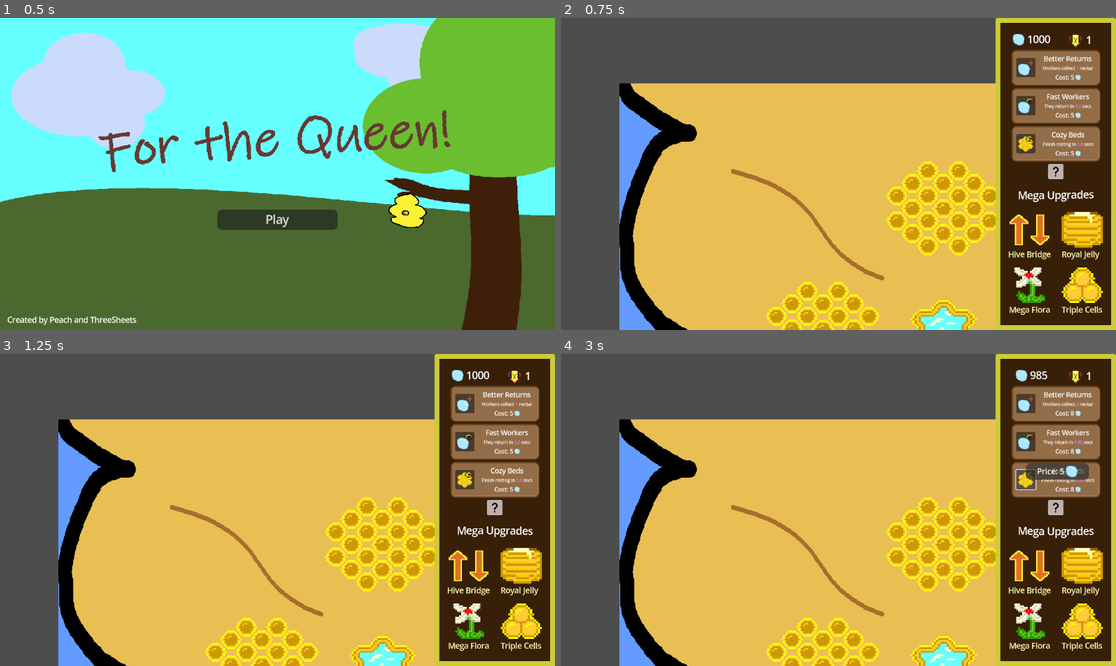
Above: before the commit, frames 1-4 (two rows, left to right).
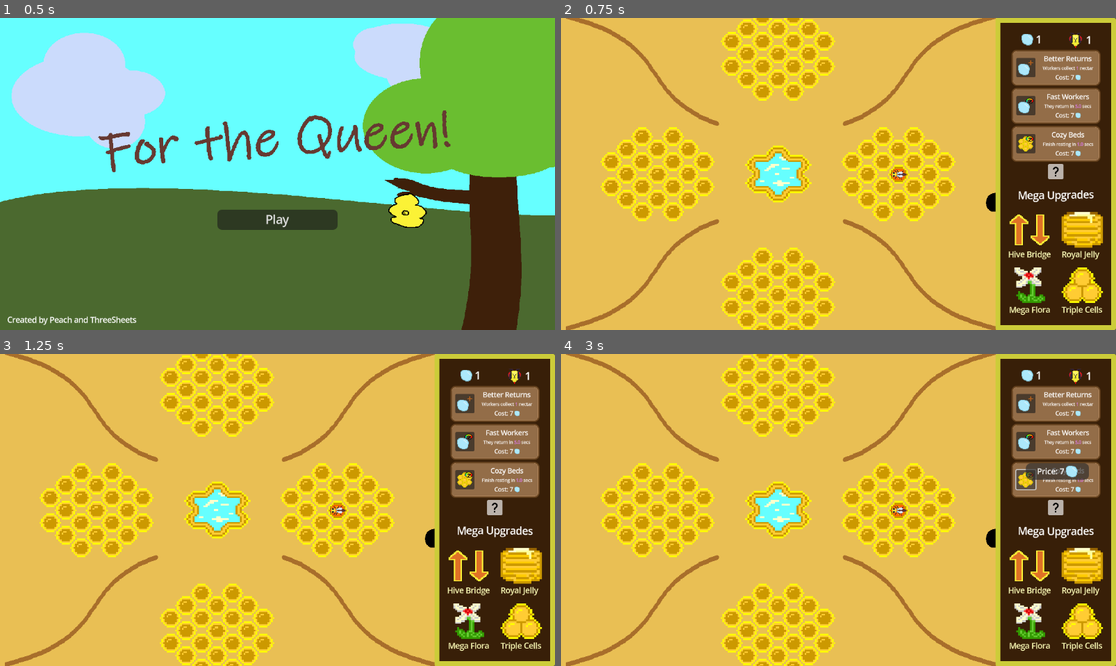
Above: after the commit, the same moments.

Repository: SBSoftwareDev/brainless
Game: Godot game, scene res://src/scenes/menu.tscn
The game is run twice, just before and just after one commit, with the same random seed, the same clock (stepped at 60 frames per second) and the same inputs.
Inputs (mouse positions are in pixels of both pictures, inside the frame that each line leads up to):
- Up to frame 1 (0.5 s): no input
- Up to frame 2 (0.75 s): click "Play" at 0.5 s
- Up to frame 3 (1.25 s): no input
- Up to frame 4 (3 s): click (1027, 403) at 1.25 s; click (1027, 441) at 2 s; click (1027, 478) at 2.75 s

Frame 1 is identical in both runs. In frame 2, 45% of the frame differs, in the area x 0-100%, y 0-100%; in frame 3, 45%; in frame 4, 45%.

Commit message:
adjust camera start point, developed initial economy

Diff:
--- a/src/scripts/camera_2.0.gd
+++ b/src/scripts/camera_2.0.gd
@@ -2,6 +2,8 @@
 
 @export var zoomSpeed : float = 10;
 @export var panSpeed : float = 10;
+@onready var bee_hole: Sprite2D = %BeeHole
+@onready var panel: Panel = $"../../UILayer/UIRoot/Panel"
 
 var zoomTarget
 
@@ -11,7 +13,7 @@
 
 func _ready():
 	zoomTarget = zoom
-	pass
+	global_position = Vector2(bee_hole.global_position.x + (panel.size.x / 2), bee_hole.global_position.y)
 
 
 func _process(delta):
--- a/src/scripts/control.gd
+++ b/src/scripts/control.gd
@@ -67,8 +67,12 @@
 func _on_rate_upgrade_button_pressed() -> void:
 	var bought = economy.buyCollectionUpgrade()
 	if bought:
-		rate_upgrade_label.text = str("Workers collect [color=#E47DFF]", int(player_stats.upgrade_collection_rate()), "[/color] nectar")
-		rate_cost_label.text = str("Cost: ", economy.getCollectionPrice(), " [img width=10%]res://assets/img/ui/nectar.png[/img]")
+		if economy.collection_rate_purchases < 3:
+			rate_upgrade_label.text = str("Workers collect [color=#E47DFF]", int(player_stats.upgrade_collection_rate(2)), "[/color] nectar")
+			rate_cost_label.text = str("Cost: ", economy.getCollectionPrice(), " [img width=10%]res://assets/img/ui/nectar.png[/img]")
+		else:
+			rate_upgrade_label.text = str("Workers collect [color=#E47DFF]", int(player_stats.upgrade_collection_rate()), "[/color] nectar")
+			rate_cost_label.text = str("Cost: ", economy.getCollectionPrice(), " [img width=10%]res://assets/img/ui/nectar.png[/img]")
 		#rate_upgrade_button.text = str("Price: ", economy.getCollectionPrice())
 
 
@@ -83,7 +87,7 @@
 func _on_hive_bridge_pressed() -> void:
 	var bought = economy.buyMegaUpgrade()
 	if bought:
-		rate_upgrade_label.text = str("Workers collect [color=#E47DFF]", int(player_stats.upgrade_collection_rate()), "[/color] nectar")
+		rate_upgrade_label.text = str("Workers collect [color=#E47DFF]", int(player_stats.upgrade_collection_rate(2)), "[/color] nectar")
 		rate_cost_label.text = str("Cost: ", economy.getCollectionPrice(), " [img width=10%]res://assets/img/ui/nectar.png[/img]")
 		var splash_scene = load("res://src/scenes/SplashFade.tscn").instantiate()
 		get_parent().add_child(splash_scene)
@@ -94,7 +98,7 @@
 func _on_royal_jelly_pressed() -> void:
 	var bought = economy.buyMegaUpgrade()
 	if bought:
-		rate_upgrade_label.text = str("Workers collect [color=#E47DFF]", int(player_stats.upgrade_collection_rate()), "[/color] nectar")
+		rate_upgrade_label.text = str("Workers collect [color=#E47DFF]", int(player_stats.upgrade_collection_rate(2)), "[/color] nectar")
 		rate_cost_label.text = str("Cost: ", economy.getCollectionPrice(), " [img width=10%]res://assets/img/ui/nectar.png[/img]")
 		var splash_scene = load("res://src/scenes/SplashFade.tscn").instantiate()
 		get_parent().add_child(splash_scene)
@@ -105,7 +109,7 @@
 func _on_mega_flora_pressed() -> void:
 	var bought = economy.buyMegaUpgrade()
 	if bought:
-		rate_upgrade_label.text = str("Workers collect [color=#E47DFF]", int(player_stats.upgrade_collection_rate()), "[/color] nectar")
+		rate_upgrade_label.text = str("Workers collect [color=#E47DFF]", int(player_stats.upgrade_collection_rate(2)), "[/color] nectar")
 		rate_cost_label.text = str("Cost: ", economy.getCollectionPrice(), " [img width=10%]res://assets/img/ui/nectar.png[/img]")
 		var splash_scene = load("res://src/scenes/SplashFade.tscn").instantiate()
 		get_parent().add_child(splash_scene)
@@ -116,7 +120,7 @@
 func _on_triple_cells_pressed() -> void:
 	var bought = economy.buyMegaUpgrade()
 	if bought:
-		rate_upgrade_label.text = str("Workers collect [color=#E47DFF]", int(player_stats.upgrade_collection_rate()), "[/color] nectar")
+		rate_upgrade_label.text = str("Workers collect [color=#E47DFF]", int(player_stats.upgrade_collection_rate(2)), "[/color] nectar")
 		rate_cost_label.text = str("Cost: ", economy.getCollectionPrice(), " [img width=10%]res://assets/img/ui/nectar.png[/img]")
 		var splash_scene = load("res://src/scenes/SplashFade.tscn").instantiate()
 		get_parent().add_child(splash_scene)
--- a/src/scripts/economy.gd
+++ b/src/scripts/economy.gd
@@ -1,10 +1,10 @@
 extends Node
 
-var nectar :int = 1000
+var nectar :int = 1
 var bees :int = 0
 
 var cell_price = 4
-var price_multiplier :float = 3
+var price_multiplier :float = 1.25
 var cells_purchased :int = 0
 
 var cell_cooldown_price :int = 5
@@ -34,19 +34,19 @@
 	return bees
 
 func getCellPrice() -> int:
-	return ceil(cell_price + (cells_purchased * price_multiplier))
+	return ceil(cell_price * price_multiplier)
 
 func getCellCooldownPrice() -> int:
-	return ceil(cell_cooldown_price + (cell_cooldown_rate_purchases * price_multiplier))
+	return ceil(cell_cooldown_price * price_multiplier)
 
 func getCollectionPrice() -> int:
-	return ceil(collection_price + (collection_rate_purchases * price_multiplier))
+	return ceil(collection_price * price_multiplier)
 
 func getCollectiblePrice() -> int:
-	return ceil(speed_price + (speed_upgrade_purchases * price_multiplier))
+	return ceil(speed_price * price_multiplier)
 
 func getMegaUpgradePrice() -> int:
-	return ceil(mega_upgrade_price + (mega_upgrade_purchases * price_multiplier))
+	return mega_upgrade_price
 
 func buyCell() -> bool:
 	var price :int = getCellPrice()
@@ -54,6 +54,7 @@
 		nectar -= price
 		cells_purchased += 1
 		bees += 1
+		cell_price = price
 		return true
 	else:
 		return false
@@ -62,6 +63,7 @@
 	var price :int = getCellCooldownPrice()
 	if nectar >= price:
 		nectar -= price
+		cell_cooldown_price = price
 		cell_cooldown_rate_purchases += 1
 		return true
 	else:
@@ -71,6 +73,7 @@
 	var price :int = getCollectionPrice()
 	if nectar >= price:
 		nectar -= price
+		collection_price = price
 		collection_rate_purchases += 1
 		return true
 	else:
@@ -80,6 +83,7 @@
 	var price :int = getCollectiblePrice()
 	if nectar >= price:
 		nectar -= price
+		speed_price = price
 		speed_upgrade_purchases += 1
 		return true
 	else:
@@ -89,6 +93,7 @@
 func buyMegaUpgrade() -> bool:
 	var price :int = getMegaUpgradePrice()
 	if nectar >= price:
+		mega_upgrade_price = price
 		nectar -= price
 		mega_upgrade_purchases += 1
 		return true
--- a/src/scripts/player_stats.gd
+++ b/src/scripts/player_stats.gd
@@ -22,8 +22,8 @@
 func _ready() -> void:
 	collectible_cooldown_wait_time = collectible_cooldown_base_time
 
-func upgrade_collection_rate() -> String:
-	collection_rate *= 2
+func upgrade_collection_rate(multiplier :float = 1.25) -> String:
+	collection_rate *= multiplier
 	return str("%0.2f" % collection_rate)
 
 func upgrade_cell_cooldown_rate() -> String:
